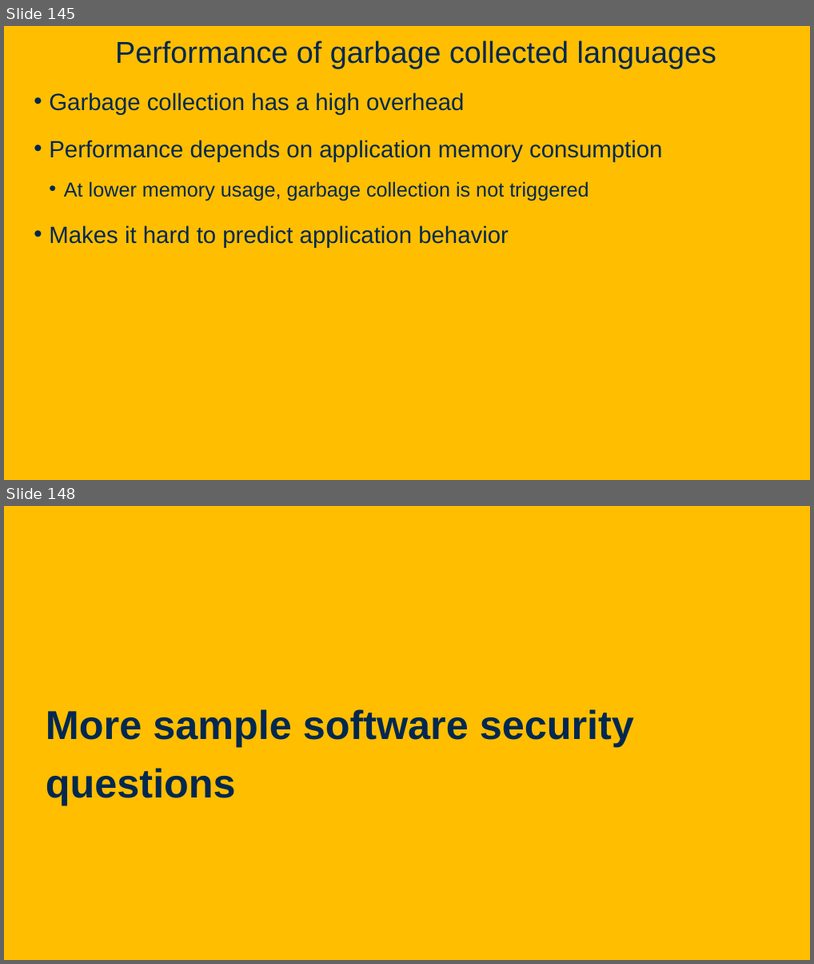
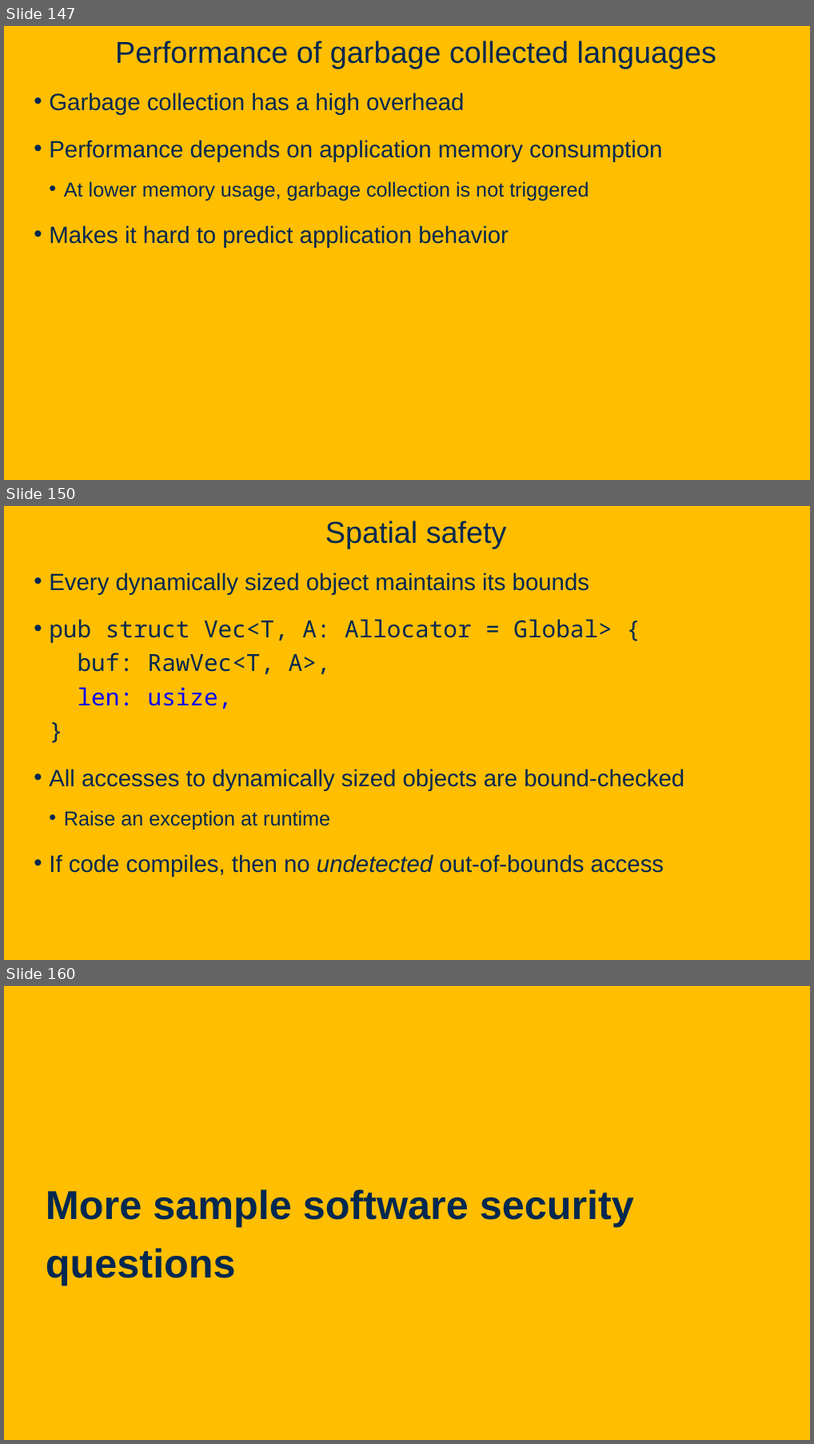
Before and after one commit to davsec-teaching/ecs160-f25, a slide deck: slides/9_software_security.pptx. Shown one above the other, each under a label of ours: slides 145 and 148 before the commit, slides 147, 150 and 160 after it; the slides between them are not shown. The pictures are 814x964 and 814x1444 pixels, drawn with LibreOffice and Linux fonts; fonts in the diff are those of the drawing; background and template pictures are left out. Boxes give left, top, right and bottom in pixels: in the first picture for what was removed or moved away, otherwise in the second. Text is boxed around its words. In the diff, an @@ line names an element or a change of style, - is before the commit and + after.

```diff
--- a/slides/9_software_security.pptx
+++ b/slides/9_software_security.pptx
@@ slide 150 added at [4,506,810,960], background picture (left out) @@
@@ title added at [326,520,507,548], 36 pt, text #022850 @@
+Spatial safety
@@ text added at [49,572,685,876], 28 pt, text #022850 @@
+• Every dynamically sized object maintains its bounds
+• pub struct Vec<T, A: Allocator = Global> {
+  buf: RawVec<T, A>,
+  len: usize,
+  }
+• All accesses to dynamically sized objects are bound-checked
+  • Raise an exception at runtime
+• If code compiles, then no undetected out-of-bounds access
@@ what was slide 145 is now slide 147 @@
@@ what was slide 148 is now slide 160 @@
```
Also in this commit, not shown: 1 slide changed, 12 other slides added, 1 slide removed.
